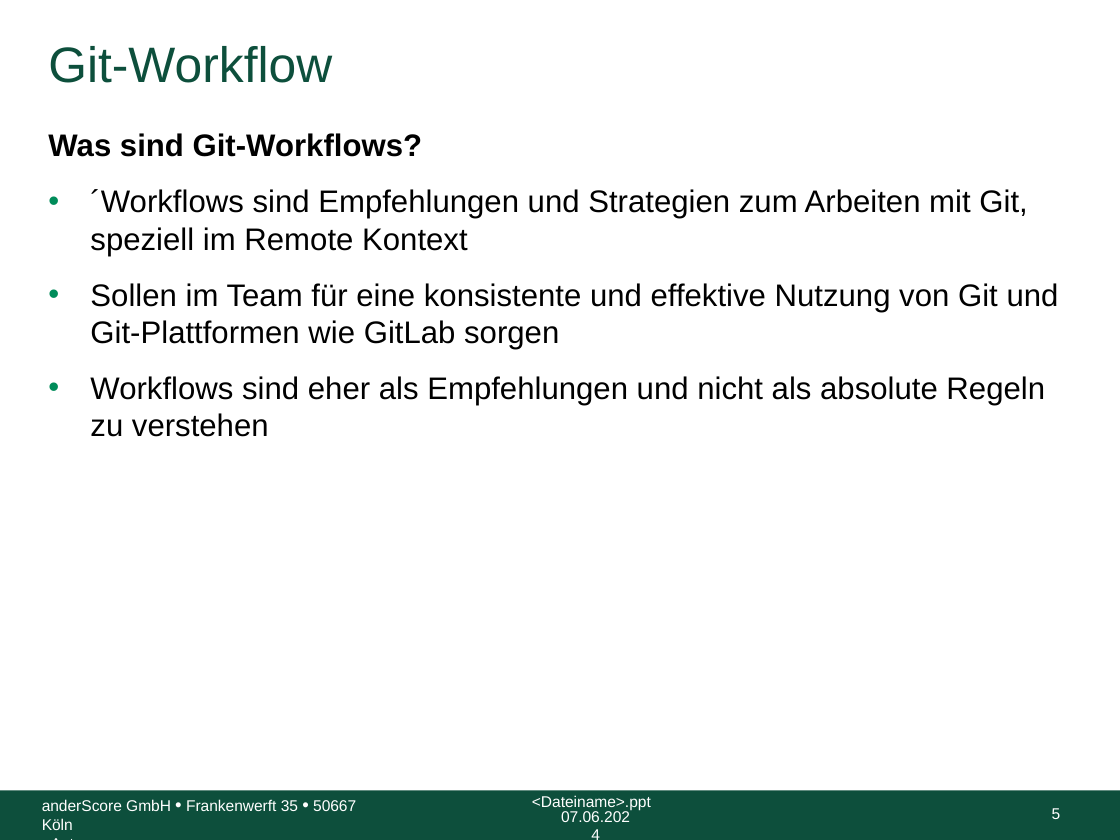
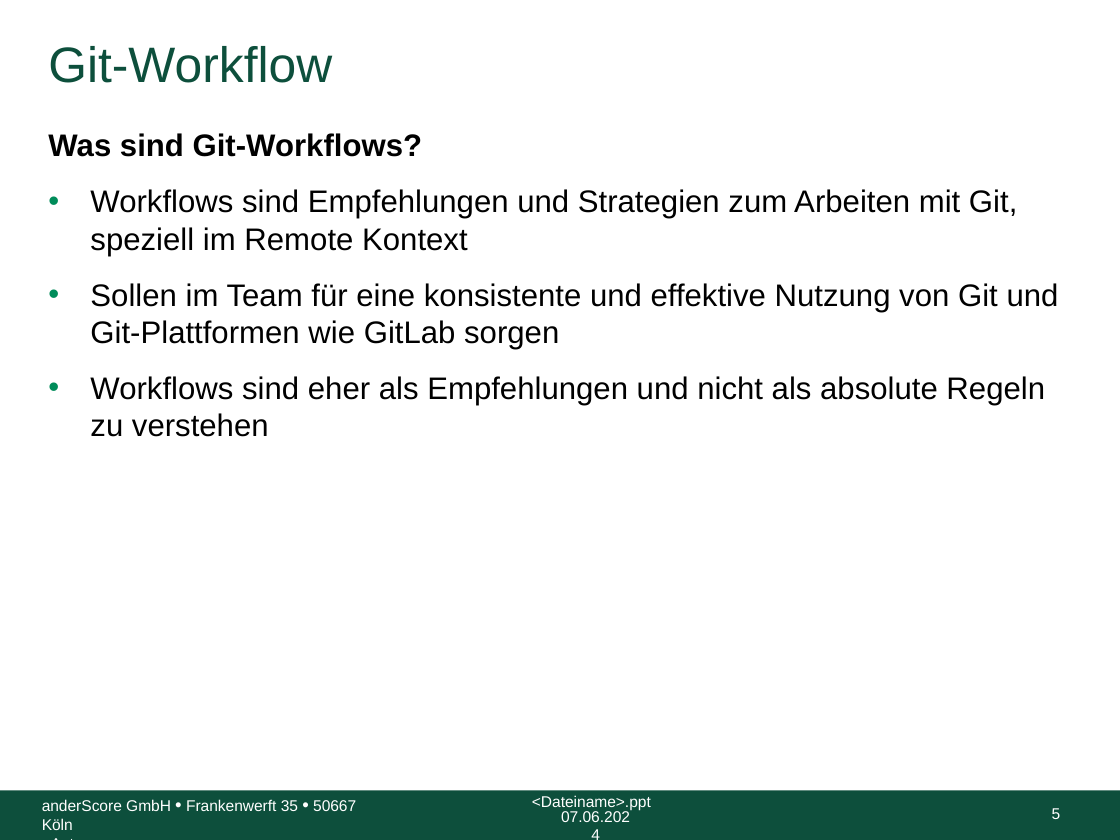
Before and after one commit to anderscore-gmbh/gitlab, a slide deck: slide 5 of slides/Tag-1_6-Git-Workflow-im-Team.pptx. Drawn at 1120x840 pixels with LibreOffice and Linux fonts; fonts in the diff are those of the drawing; background and template pictures are left out. Boxes give left, top, right and bottom in pixels: in the first picture for what was removed or moved away, otherwise in the second. Text is boxed around its words. In the diff, an @@ line names an element or a change of style, - is before the commit and + after.

Commit message:
Fix typo, add light-slides

```diff
--- a/slides/Tag-1_6-Git-Workflow-im-Team.pptx
+++ b/slides/Tag-1_6-Git-Workflow-im-Team.pptx
@@ text at (90,189,1017,256): text changed @@
-• ´Workflows sind Empfehlungen und Strategien zum Arbeiten mit Git, speziell im Remote Kontext
+• Workflows sind Empfehlungen und Strategien zum Arbeiten mit Git, speziell im Remote Kontext
```
Also in this commit, not shown: 1 other file.
